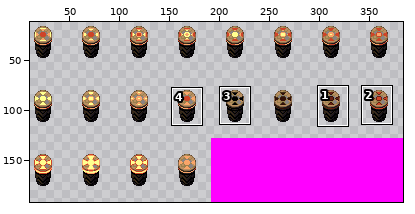
Two states of a sprite sheet, Assets/Art/Sprites/exit_angry_strip24.png. The first picture is a wide view before the edit; the outline marks the close-up.
Close-up. Before the edit:
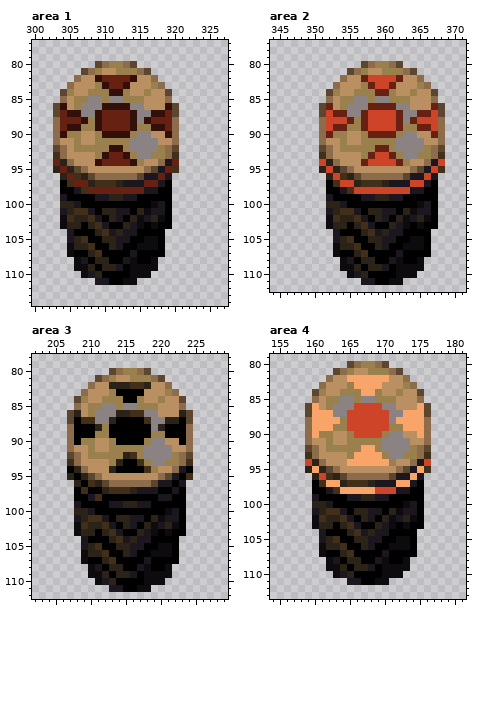
The file is 384x192 pixels. Shown: area 1: x 300..327, y 77..114; area 2: x 344..371, y 77..112; area 3: x 202..229, y 78..112; area 4: x 154..181, y 79..113. The wide view leaves out empty margins. The commit also changed other parts of the picture, which this record leaves out.
After:
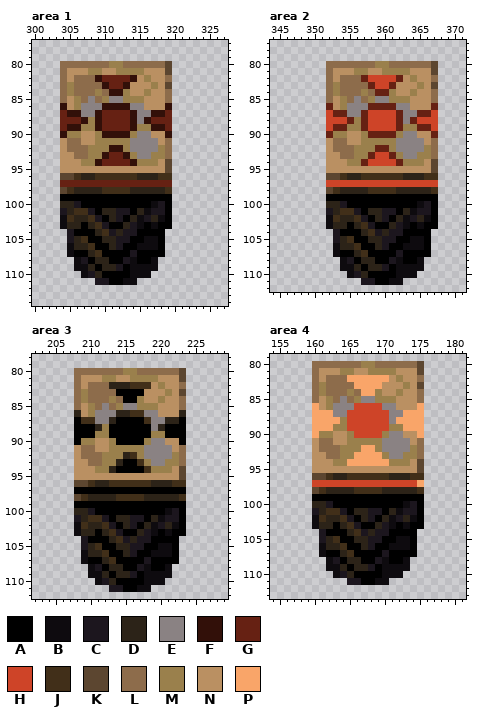
Palette (. is transparent): A #000000  B #0e0b0f  C #1c161e  D #2c2318  E #8a8283  F #321009  G #662113  H #ce4428  J #412f19  K #5c4630  L #8d6c4b  M #9a804c  N #ba9062  P #f9a569
Edits made:
Area 1:
y 80: x 304..309 .....K -> LLLLLL; x 314..319 K..... -> LLLLLK
y 81: x 304..308 ...KL -> LNNNM; x 315..319 LK... -> MNNNK
y 82: x 304..305 .. -> LN; x 307..308 NN -> LL; x 316..319 NL.. -> MNNL
y 83: x 304..309 .LNNNM -> LMLLLL; x 318..319 L. -> NK
y 84: x 304 K -> L; x 306..308 NNM -> LLL; x 310 M -> L; x 319 K -> L
y 85: x 307 M -> L; x 309 E -> L
y 86..87: x 303 K -> .; x 320 K -> .
y 88..90: x 303 L -> .; x 320 L -> .
y 91: x 303 L -> .; x 305..306 NM -> LL; x 319..320 NL -> L.
y 92: x 303..307 KLNMM -> .NLLL; x 320 K -> .
y 93: x 303..304 JL -> .N; x 306..308 NNN -> LLM; x 320 J -> .
y 94: x 303..305 GDL -> .NN; x 307..308 NN -> MM; x 316..320 NNLCG -> MMNK.
y 95: x 303..307 DGDKL -> .NNNN; x 316..320 LKCGJ -> NNNK.
y 96: x 304..305 DG -> KK; x 308..319 KLLLLLLKCCGC -> DJJJJJJDDDJJ
y 97: x 304..305 AJ -> GG; x 308..315 DJJJDCCC -> GGGGGGGG; x 318..319 CA -> GG
y 98: x 304..319 AACJGGGGGGGGCCAA -> KJDDDDJJJJDDDDDJ
y 99: x 304 C -> A; x 309..314 CCDDCC -> AAAAAA
Area 2:
y 80: x 352..357 .....K -> LLLLLL; x 362..367 K..... -> LLLLLK
y 81: x 352..356 ...KL -> LNNNM; x 363..367 LK... -> MNNNK
y 82: x 352..353 .. -> LN; x 355..356 NN -> LL; x 364..367 NL.. -> MNNL
y 83: x 352..357 .LNNNM -> LMLLLL; x 366..367 L. -> NK
y 84: x 352 K -> L; x 354..356 NNM -> LLL; x 358 M -> L; x 367 K -> L
y 85: x 355 M -> L; x 357 E -> L
y 86..87: x 351 K -> .; x 368 K -> .
y 88..90: x 351 L -> .; x 368 L -> .
y 91: x 351 L -> .; x 353..354 NM -> LL; x 367..368 NL -> L.
y 92: x 351..355 KLNMM -> .NLLL; x 368 K -> .
y 93: x 351..352 JL -> .N; x 354..356 NNN -> LLM; x 368 J -> .
y 94: x 351..353 HDL -> .NN; x 355..356 NN -> MM; x 364..368 NNLCH -> MMNK.
y 95: x 351..355 DHDKL -> .NNNN; x 364..368 LKCHJ -> NNNK.
y 96: x 352..353 DH -> KK; x 356..367 KLLLLLLKCCHC -> DJJJJJJDDDJJ
y 97: x 352..353 AJ -> HH; x 356..363 DJJJDCCC -> HHHHHHHH; x 366..367 CA -> HH
y 98: x 352..367 AACJHHHHHHHHCCAA -> KJDDDDJJJJDDDDDJ
y 99: x 352 C -> A; x 357..362 CCDDCC -> AAAAAA
Area 3:
y 80: x 208..213 .....K -> LLLLLL; x 218..223 K..... -> LLLLLK
y 81: x 208..212 ...KL -> LNNNM; x 219..223 LK... -> MNNNK
y 82: x 208..209 .. -> LN; x 211..212 NN -> LL; x 218 D -> J; x 220..223 NL.. -> MNNL
y 83: x 208..213 .LNNNM -> LMLLLL; x 222..223 L. -> NK
y 84: x 208 K -> L; x 210..212 NNM -> LLL; x 214 M -> L; x 223 K -> L
y 85: x 211 M -> L; x 213 E -> L
y 86..87: x 207 K -> .; x 224 K -> .
y 88..90: x 207 L -> .; x 224 L -> .
y 91: x 207 L -> .; x 209..210 NM -> LL; x 223..224 NL -> L.
y 92: x 207..211 KLNMM -> .NLLL; x 224 K -> .
y 93: x 207..208 JL -> .N; x 210..212 NNN -> LLM; x 224 J -> .
y 94: x 207..209 ADL -> .NN; x 211..212 NN -> MM; x 220..224 NNLCA -> MMNK.
y 95: x 207..211 DADKL -> .NNNN; x 220..224 LKCAJ -> NNNK.
y 96: x 208..209 DA -> KK; x 212..223 KLLLLLLKCCAC -> DJJJJJJDDDJJ
y 97: x 209 J -> A; x 212..219 DJJJDCCC -> AAAAAAAA; x 222 C -> A
y 98: x 208..223 AACJAAAAAAAACCAA -> KJDDDDJJJJDDDDDJ
y 99: x 208 C -> A; x 213..218 CCDDCC -> AAAAAA
Area 4:
y 80: x 160..165 .....K -> LLLLLL; x 170..175 K..... -> LLLLLK
y 81: x 160..164 ...KL -> LNNNM; x 171..175 LK... -> MNNNK
y 82: x 160..161 .. -> LN; x 163..164 NN -> LL; x 172..175 NL.. -> MNNL
y 83: x 160..165 .LNNNM -> LMLLLL; x 174..175 L. -> NK
y 84: x 160 K -> L; x 162..164 NNM -> LLL; x 166 M -> L; x 175 K -> L
y 85: x 163 M -> L; x 165 E -> L
y 86..87: x 159 K -> .; x 176 K -> .
y 88..90: x 159 L -> .; x 176 L -> .
y 91: x 159 L -> .; x 161..162 NM -> LL; x 175..176 NL -> L.
y 92: x 159..163 KLNMM -> .NLLL; x 176 K -> .
y 93: x 159..160 JL -> .N; x 162..164 NNN -> LLM; x 176 J -> .
y 94: x 159..161 HDL -> .NN; x 163..164 NN -> MM; x 172..176 NNLCH -> MMNK.
y 95: x 159..163 DPDKL -> .NNNN; x 172..176 LKCPJ -> NNNK.
y 96: x 160..161 DH -> KK; x 164..175 KLLLLLLKCCPC -> DJJJJJJDDDJJ
y 97: x 160..175 AJPPDJJJDCCCPPCA -> HHHHHHHHHHHHHHHP
y 98: x 160..175 AACJPPPPPHHHCCAA -> KJDDDDJJJJDDDDDJ
y 99: x 160 C -> A; x 165..170 CCDDCC -> AAAAAA
